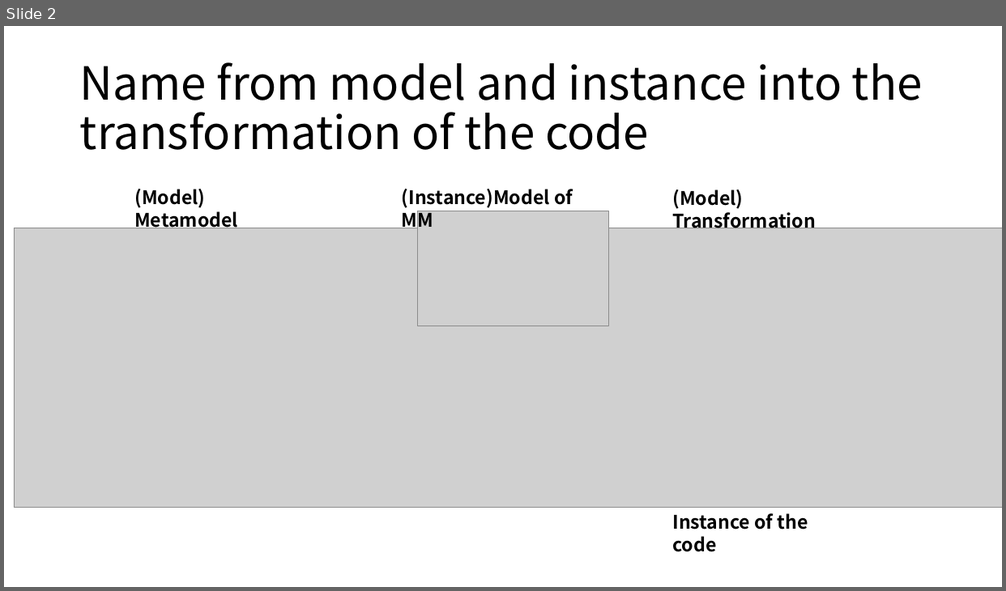
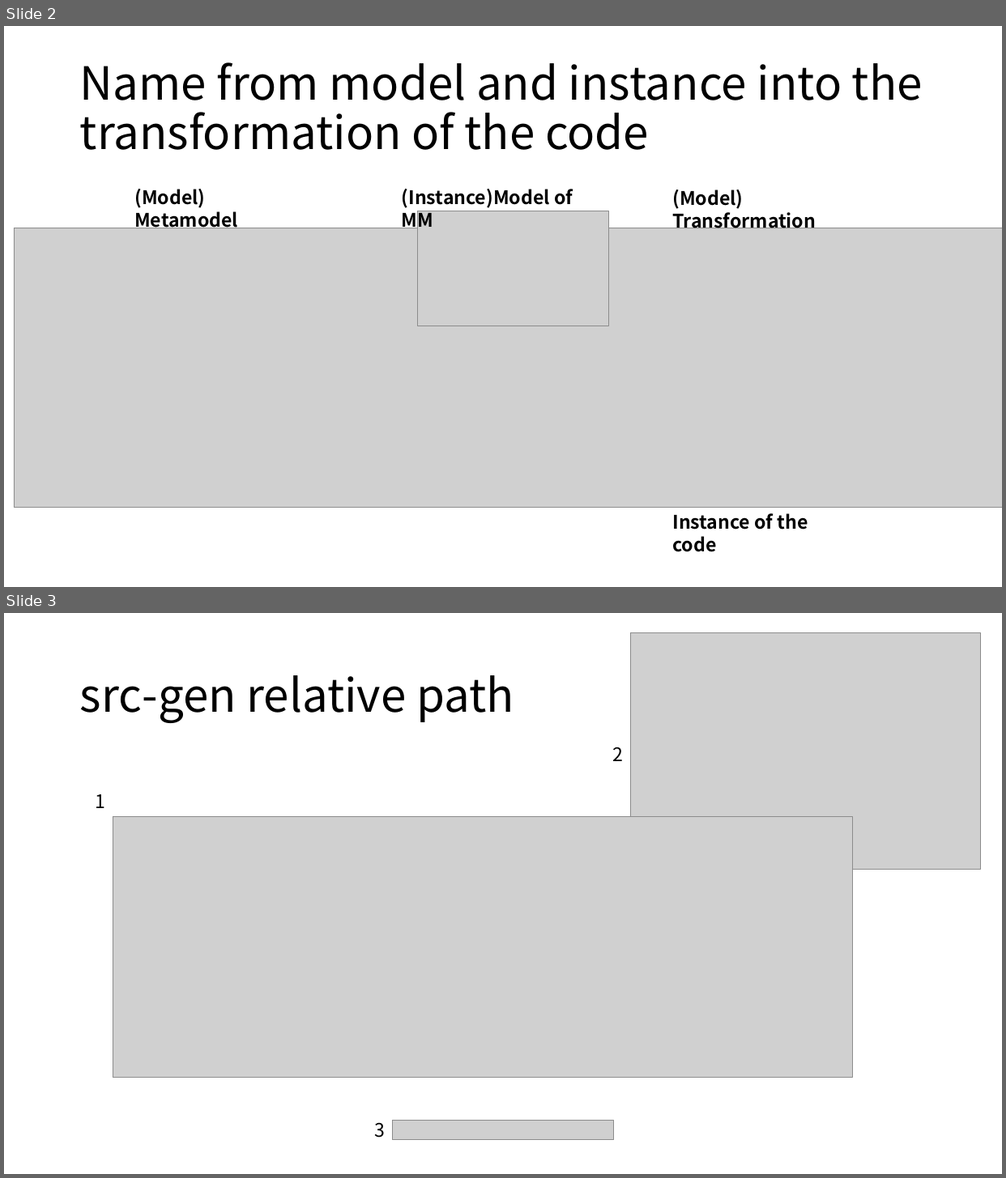
Before and after one commit to cedececa/tfg-model-2-web, a slide deck: planning-and-logs/Xtext&Xtend.pptx. Shown one above the other, each under a label of ours: slide 2 before the commit, slides 2 and 3 after it. The pictures are 1006x591 and 1006x1178 pixels, drawn with LibreOffice and Linux fonts; fonts in the diff are those of the drawing; grey boxes stand for pictures. Boxes give left, top, right and bottom in pixels: in the first picture for what was removed or moved away, otherwise in the second. Text is boxed around its words. In the diff, an @@ line names an element or a change of style, - is before the commit and + after.

```diff
--- a/planning-and-logs/Xtext&Xtend.pptx
+++ b/planning-and-logs/Xtext&Xtend.pptx
@@ slide 3 added at (4,613,1002,1174), background #FFFFFF @@
@@ picture added at (631,633,981,870) @@
@@ title added at (80,675,514,723), 44 pt, text #000000 @@
+src-gen relative path
@@ text added at (612,747,623,761), 18 pt, text #000000 @@
+2
@@ text added at (95,794,105,808), 18 pt, text #000000 @@
+1
@@ picture added at (113,816,852,1078) @@
@@ text added at (374,1122,385,1138), 18 pt, text #000000 @@
+3
@@ picture added at (393,1121,614,1140) @@
```
Also in this commit, not shown: 5 other slides added, 32 other files.
